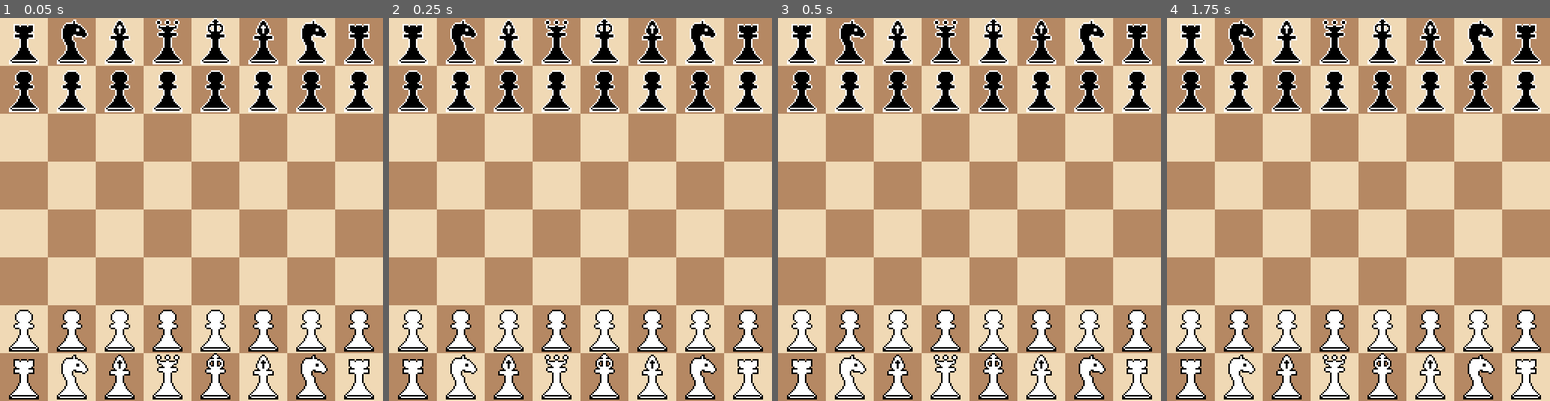
Above: before the commit, frames 1-4 (left to right).
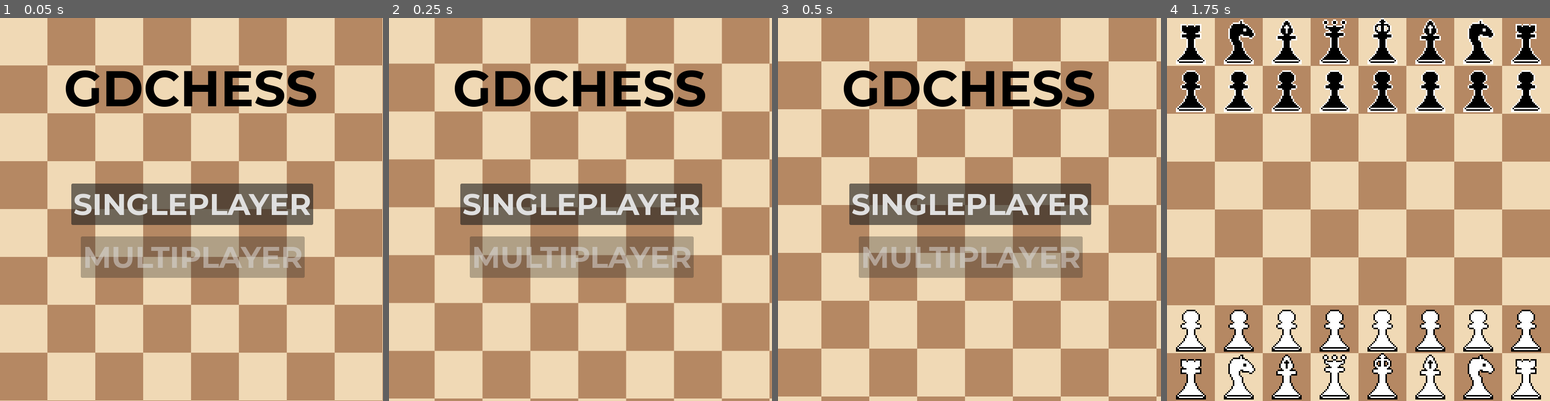
Above: after the commit, the same moments.

Repository: rafliko/GDChess
Game: Godot game, scene res://scenes/menu.tscn
The game is run twice, just before and just after one commit, with the same random seed, the same clock (stepped at 60 frames per second) and the same inputs. Before the commit the project starts from res://scenes/main.tscn.
Inputs (mouse positions are in pixels of both pictures, inside the frame that each line leads up to):
- Up to frame 1 (0.05 s): no input
- Up to frame 2 (0.25 s): no input
- Up to frame 3 (0.5 s): no input
- Up to frame 4 (1.75 s): click (1358, 205) at 0.5 s, where only the run after the commit has a clickable "SINGLEPLAYER"; tap Enter at 1.25 s; move the mouse to (1442, 190) at 1.27 s; click (1442, 190) at 1.42 s

The runs differ from the first frame. In frame 1, 32% of the frame differs, in the area x 0-100%, y 0-100%; in frame 2, 38%; in frame 3, 43%; in frame 4, nothing differs.

Commit message:
added main menu and did some refactoring

Diff:
--- a/project.godot
+++ b/project.godot
@@ -11,13 +11,13 @@
 [application]
 
 config/name="GDChess"
-run/main_scene="res://scenes/main.tscn"
+run/main_scene="res://scenes/menu.tscn"
 config/features=PackedStringArray("4.1", "Forward Plus")
 config/icon="res://textures/icon.png"
 
 [autoload]
 
-Global="*res://Global.gd"
+global="*res://scripts/global.gd"
 
 [display]
 
--- a/scenes/main.tscn
+++ b/scenes/main.tscn
@@ -1,13 +1,17 @@
 [gd_scene load_steps=3 format=3 uid="uid://rb1l072mybbh"]
 
-[ext_resource type="Script" path="res://scenes/main.gd" id="1_88c4d"]
 [ext_resource type="Texture2D" uid="uid://cvwletbcusn57" path="res://textures/chessboard.png" id="1_qjtm7"]
+[ext_resource type="Script" path="res://scripts/main.gd" id="1_y0qip"]
 
 [node name="Main" type="Node2D"]
-script = ExtResource("1_88c4d")
+script = ExtResource("1_y0qip")
 
 [node name="Chessboard" type="Sprite2D" parent="."]
 texture = ExtResource("1_qjtm7")
 centered = false
 
 [node name="Pieces" type="Node2D" parent="."]
+
+[node name="Camera2D" type="Camera2D" parent="."]
+position = Vector2(384, 384)
+ignore_rotation = false
--- /dev/null
+++ b/scenes/menu.tscn
@@ -0,0 +1,64 @@
+[gd_scene load_steps=4 format=3 uid="uid://bogo2o0wbl5de"]
+
+[ext_resource type="Script" path="res://scripts/menu.gd" id="1_hu3so"]
+[ext_resource type="Texture2D" uid="uid://cvwletbcusn57" path="res://textures/chessboard.png" id="1_ljk3r"]
+[ext_resource type="FontFile" uid="uid://cgxib6dld4vqr" path="res://fonts/Montserrat-Bold.ttf" id="2_xg3li"]
+
+[node name="menu" type="Control"]
+layout_mode = 3
+anchors_preset = 15
+anchor_right = 1.0
+anchor_bottom = 1.0
+grow_horizontal = 2
+grow_vertical = 2
+script = ExtResource("1_hu3so")
+
+[node name="Chessboard" type="Sprite2D" parent="."]
+texture = ExtResource("1_ljk3r")
+centered = false
+
+[node name="Chessboard2" type="Sprite2D" parent="Chessboard"]
+position = Vector2(768, 0)
+texture = ExtResource("1_ljk3r")
+centered = false
+
+[node name="Chessboard3" type="Sprite2D" parent="Chessboard"]
+position = Vector2(0, 768)
+texture = ExtResource("1_ljk3r")
+centered = false
+
+[node name="Chessboard4" type="Sprite2D" parent="Chessboard"]
+position = Vector2(768, 768)
+texture = ExtResource("1_ljk3r")
+centered = false
+
+[node name="Label" type="Label" parent="."]
+layout_mode = 0
+offset_left = 128.0
+offset_top = 80.0
+offset_right = 983.0
+offset_bottom = 356.0
+theme_override_colors/font_color = Color(0, 0, 0, 1)
+theme_override_fonts/font = ExtResource("2_xg3li")
+theme_override_font_sizes/font_size = 100
+text = "GDCHESS"
+
+[node name="single" type="Button" parent="."]
+layout_mode = 0
+offset_left = 143.0
+offset_top = 332.0
+offset_right = 625.0
+offset_bottom = 415.0
+theme_override_fonts/font = ExtResource("2_xg3li")
+theme_override_font_sizes/font_size = 60
+text = "SINGLEPLAYER"
+
+[node name="multi" type="Button" parent="."]
+offset_left = 162.0
+offset_top = 438.0
+offset_right = 609.0
+offset_bottom = 521.0
+theme_override_fonts/font = ExtResource("2_xg3li")
+theme_override_font_sizes/font_size = 60
+disabled = true
+text = "MULTIPLAYER"
--- a/scenes/piece.tscn
+++ b/scenes/piece.tscn
@@ -1,11 +1,11 @@
 [gd_scene load_steps=4 format=3 uid="uid://ynxnnpnol1iu"]
 
-[ext_resource type="Script" path="res://scenes/piece.gd" id="1_chb83"]
+[ext_resource type="Script" path="res://scripts/piece.gd" id="1_6vlvw"]
 [ext_resource type="Texture2D" uid="uid://gtho1u0rkr01" path="res://textures/black_old/p.png" id="2_4xmme"]
 [ext_resource type="AudioStream" uid="uid://bvo3br3p2dfjr" path="res://sounds/move-self.mp3" id="3_0ojom"]
 
 [node name="piece" type="Node2D"]
-script = ExtResource("1_chb83")
+script = ExtResource("1_6vlvw")
 
 [node name="Sprite2D" type="Sprite2D" parent="."]
 texture = ExtResource("2_4xmme")
--- a/Global.gd
+++ b/scripts/global.gd
@@ -14,6 +14,8 @@
 var unit = 96
 
 var turn = 'w'
+var playercolor = 'w'
+var aicolor = 'b'
 
 var Kcastling = true
 var Qcastling = true
--- a/scenes/main.gd
+++ b/scripts/main.gd
@@ -8,14 +8,14 @@
 
 	for x in range(8):
 		for y in range(8):
-			if Global.board[y][x] == '0': continue
+			if global.board[y][x] == '0': continue
 			instance = piece.instantiate()
 			instance.pos = {'x':x,'y':y}
-			instance.set("value",Global.board[y][x])
-			if Global.isUpperCase(Global.board[y][x][0]): #uppercase - white
-				instance.get_node("Sprite2D").texture = load("res://textures/white/"+Global.board[y][x]+".png")
+			instance.set("value",global.board[y][x])
+			if global.isUpperCase(global.board[y][x][0]): #uppercase - white
+				instance.get_node("Sprite2D").texture = load("res://textures/white/"+global.board[y][x]+".png")
 			else: #lowercase - black
-				instance.get_node("Sprite2D").texture = load("res://textures/black/"+Global.board[y][x]+".png")
+				instance.get_node("Sprite2D").texture = load("res://textures/black/"+global.board[y][x]+".png")
 			$Pieces.add_child(instance)
 
 
--- /dev/null
+++ b/scripts/menu.gd
@@ -0,0 +1,17 @@
+extends Control
+
+
+# Called when the node enters the scene tree for the first time.
+func _ready():
+	$single.button_down.connect(_singleplayer_clicked)
+	pass # Replace with function body.
+
+
+# Called every frame. 'delta' is the elapsed time since the previous frame.
+func _process(delta):
+	$Chessboard.position += Vector2.LEFT * 0.3
+	$Chessboard.position += Vector2.UP * 0.3
+	if $Chessboard.position.x <= -(global.unit*8): $Chessboard.position = Vector2(0,0)
+
+func _singleplayer_clicked():
+	get_tree().change_scene_to_file("res://scenes/main.tscn")
--- a/scenes/piece.gd
+++ b/scripts/piece.gd
@@ -7,12 +7,12 @@
 # Called when the node enters the scene tree for the first time.
 func _ready():
 	$HTTPRequest.request_completed.connect(_on_request_completed)
-	position = Vector2(pos.x*Global.unit, pos.y*Global.unit)
+	position = Vector2(pos.x*global.unit, pos.y*global.unit)
 
 # Called every frame. 'delta' is the elapsed time since the previous frame.
 func _process(delta):
 	if moving:
-		position = get_viewport().get_mouse_position()-Vector2(Global.unit/2,Global.unit/2)
+		position = get_viewport().get_mouse_position()-Vector2(global.unit/2,global.unit/2)
 
 func _on_request_completed(result, response_code, headers, body):
 	#stockfish move
@@ -21,45 +21,45 @@
 	print(json["data"].substr(9,4))
 	var prevpos = {'x':0, 'y':0}
 	var newpos = {'x':0, 'y':0}
-	Global.moveToBoard(json["data"].substr(9,4),prevpos,newpos)
+	global.moveToBoard(json["data"].substr(9,4),prevpos,newpos)
 	for c in get_node("..").get_children():
 		if c.pos.x == prevpos.x and c.pos.y == prevpos.y:
 			c.pos = newpos
 			if c.value == 'p' and c.pos.y == 7: #promote
 				c.value = 'q'
-				Global.board[c.pos.y][c.pos.x] = c.value
+				global.board[c.pos.y][c.pos.x] = c.value
 				c.get_node("Sprite2D").texture = load("res://textures/black/"+c.value+".png")
 			if c.value == 'k' and newpos.x - prevpos.x == 2: #castling kingside
-				Global.kcastling = false
-				Global.qcastling = false
-				Global.board[0][7] = '0'
-				Global.board[0][newpos.x-1] = 'r'
+				global.kcastling = false
+				global.qcastling = false
+				global.board[0][7] = '0'
+				global.board[0][newpos.x-1] = 'r'
 				for c2 in get_node("..").get_children():
 					if c2.pos.x == 7 and c2.pos.y == 0:
 						c2.pos.x = newpos.x-1
-						c2.position = Vector2(c2.pos.x*Global.unit, c2.pos.y*Global.unit)
+						c2.position = Vector2(c2.pos.x*global.unit, c2.pos.y*global.unit)
 			if c.value == 'k' and newpos.x - prevpos.x == -2: #castling queenside
-				Global.kcastling = false
-				Global.qcastling = false
-				Global.board[0][0] = '0'
-				Global.board[0][newpos.x+1] = 'r'
+				global.kcastling = false
+				global.qcastling = false
+				global.board[0][0] = '0'
+				global.board[0][newpos.x+1] = 'r'
 				for c2 in get_node("..").get_children():
 					if c2.pos.x == 0 and c2.pos.y == 0:
 						c2.pos.x = newpos.x+1
-						c2.position = Vector2(c2.pos.x*Global.unit, c2.pos.y*Global.unit)
-			if c.value == 'r' and prevpos.x == 0: Global.qcastling = false
-			elif c.value == 'r' and prevpos.x == 7: Global.kcastling = false
-
-			c.position = Vector2(c.pos.x*Global.unit, c.pos.y*Global.unit)
+						c2.position = Vector2(c2.pos.x*global.unit, c2.pos.y*global.unit)
+			if c.value == 'r' and prevpos.x == 0: global.qcastling = false
+			elif c.value == 'r' and prevpos.x == 7: global.kcastling = false
+
+			c.position = Vector2(c.pos.x*global.unit, c.pos.y*global.unit)
 		elif c.pos.x == newpos.x and c.pos.y == newpos.y:
 			c.queue_free()
-	Global.turn = 'w'
-	print(Global.boardToFen())
+	global.turn = global.playercolor
+	print(global.boardToFen())
 	$AudioStreamPlayer2D.play()
 
 func _input(event):
 	if event is InputEventMouseButton and event.is_pressed() and event.button_index == MOUSE_BUTTON_LEFT:
-		if $Sprite2D.get_rect().has_point(to_local(event.position)) and Global.isUpperCase(value):
+		if $Sprite2D.get_rect().has_point(to_local(event.position)) and global.isUpperCase(value):
 			$Sprite2D.z_index = 1
 			moving = true
 			print("clicked: "+value)
@@ -67,7 +67,7 @@
 	if event is InputEventMouseButton and event.is_released():
 		if not moving: return
 		var prevpos = pos
-		pos = {'x':round(position.x/Global.unit),'y':round(position.y/Global.unit)}
+		pos = {'x':round(position.x/global.unit),'y':round(position.y/global.unit)}
 		if pos.x<0 or pos.x>7 or pos.y<0 or pos.y>7: pos = prevpos
 		if not checkLegal(prevpos, pos): pos = prevpos
 		else:
@@ -77,24 +77,24 @@
 			if value=='P' and pos.y == 0: #promote
 				value = 'Q'
 				get_node("Sprite2D").texture = load("res://textures/white/"+value+".png")
-			Global.turn = 'b'
-			Global.board[prevpos.y][prevpos.x] = '0'
-			Global.board[pos.y][pos.x] = value
-			print(Global.boardToFen())
-			$HTTPRequest.request('https://stockfish.online/api/stockfish.php?fen='+Global.boardToFen()+'&depth=1&mode=bestmove')
+			global.turn = global.aicolor
+			global.board[prevpos.y][prevpos.x] = '0'
+			global.board[pos.y][pos.x] = value
+			print(global.boardToFen())
+			$HTTPRequest.request('https://stockfish.online/api/stockfish.php?fen='+global.boardToFen()+'&depth=1&mode=bestmove')
 			$AudioStreamPlayer2D.play()
-		position = Vector2(pos.x*Global.unit,pos.y*Global.unit)
+		position = Vector2(pos.x*global.unit,pos.y*global.unit)
 		$Sprite2D.z_index = 0
 		moving = false
 
 func checkLegal(prevpos, newpos):
-	if Global.isUpperCase(Global.board[newpos.y][newpos.x]) or Global.turn == 'b':
+	if global.isUpperCase(global.board[newpos.y][newpos.x]) or global.turn == global.aicolor:
 		return false
 
 	#check for check
 	#############################################################################
 
-	var tmpboard = Global.board.duplicate(true)
+	var tmpboard = global.board.duplicate(true)
 	tmpboard[prevpos.y][prevpos.x] = '0'
 	tmpboard[newpos.y][newpos.x] = value
 
@@ -212,9 +212,9 @@
 		if (newpos.y >= prevpos.y or
 		(prevpos.y!=6 and prevpos.y-newpos.y > 1) or
 		(prevpos.y==6 and prevpos.y-newpos.y > 2) or
-		(prevpos.x != newpos.x and Global.board[newpos.y][newpos.x] == '0') or
-		(Global.board[newpos.y][newpos.x] != '0' and abs(prevpos.x-newpos.x)>1) or
-		(prevpos.x == newpos.x and Global.board[newpos.y][newpos.x] != '0')):
+		(prevpos.x != newpos.x and global.board[newpos.y][newpos.x] == '0') or
+		(global.board[newpos.y][newpos.x] != '0' and abs(prevpos.x-newpos.x)>1) or
+		(prevpos.x == newpos.x and global.board[newpos.y][newpos.x] != '0')):
 			return false
 	elif value=='R':
 		if newpos.x!=prevpos.x and newpos.y!=prevpos.y:
@@ -222,82 +222,82 @@
 		if newpos.x<prevpos.x:
 			var y = newpos.y
 			for x in range(newpos.x+1,prevpos.x):
-				if(Global.board[y][x]!='0'): return false
+				if(global.board[y][x]!='0'): return false
 		elif newpos.x>prevpos.x:
 			var y = newpos.y
 			for x in range(prevpos.x+1,newpos.x):
-				if(Global.board[y][x]!='0'): return false
+				if(global.board[y][x]!='0'): return false
 		elif newpos.y<prevpos.y:
 			var x = newpos.x
 			for y in range(newpos.y+1,prevpos.y):
-				if(Global.board[y][x]!='0'): return false
+				if(global.board[y][x]!='0'): return false
 		elif newpos.y>prevpos.y:
 			var x = newpos.x
 			for y in range(prevpos.y+1,newpos.y):
-				if(Global.board[y][x]!='0'): return false
+				if(global.board[y][x]!='0'): return false
 
 		#castling
 		if prevpos.x == 7 and prevpos.y==7:
-			Global.Kcastling = false
+			global.Kcastling = false
 		elif prevpos.x == 0 and prevpos.y==7:
-			Global.Qcastling = false
+			global.Qcastling = false
 	elif value=='B':
 		if abs(newpos.x-prevpos.x)!=abs(newpos.y-prevpos.y):
 			return false
 		if newpos.x<prevpos.x && newpos.y<prevpos.y:
 			for x in range(newpos.x+1,prevpos.x):
 				for y in range(newpos.y+1,prevpos.y):
-					if(abs(newpos.x-x)==abs(newpos.y-y) && Global.board[y][x]!='0'): return false
+					if(abs(newpos.x-x)==abs(newpos.y-y) && global.board[y][x]!='0'): return false
 		elif newpos.x>prevpos.x && newpos.y<prevpos.y:
 			for x in range(prevpos.x+1,newpos.x):
 				for y in range(newpos.y+1,prevpos.y):
-					if(abs(newpos.x-x)==abs(newpos.y-y) && Global.board[y][x]!='0'): return false
+					if(abs(newpos.x-x)==abs(newpos.y-y) && global.board[y][x]!='0'): return false
 		elif newpos.x<prevpos.x && newpos.y>prevpos.y:
 			for x in range(newpos.x+1,prevpos.x):
 				for y in range(prevpos.y+1,newpos.y):
-					if(abs(newpos.x-x)==abs(newpos.y-y) && Global.board[y][x]!='0'): return false
+					if(abs(newpos.x-x)==abs(newpos.y-y) && global.board[y][x]!='0'): return false
 		elif newpos.x>prevpos.x && newpos.y>prevpos.y:
 			for x in range(prevpos.x+1,newpos.x):
 				for y in range(prevpos.y+1,newpos.y):
-					if(abs(newpos.x-x)==abs(newpos.y-y) && Global.board[y][x]!='0'): return false
+					if(abs(newpos.x-x)==abs(newpos.y-y) && global.board[y][x]!='0'): return false
 	elif value=='N':
 		if (not (abs(newpos.x - prevpos.x) == 2 and abs(newpos.y - prevpos.y) == 1) and
 			not (abs(newpos.x - prevpos.x) == 1 and abs(newpos.y - prevpos.y) == 2)):
 			return false
 	elif value=='K':
 		#castling
-		if (Global.Kcastling and newpos.x - prevpos.x == 2 and
+		if (global.Kcastling and newpos.x - prevpos.x == 2 and
 			prevpos.y == newpos.y and
-			Global.board[newpos.y][newpos.x-1]=='0' and
-			Global.board[newpos.y][newpos.x]=='0'):
-			Global.Kcastling = false
-			Global.Qcastling = false
-			Global.board[7][7] = '0'
-			Global.board[7][newpos.x-1] = 'R'
+			global.board[newpos.y][newpos.x-1]=='0' and
+			global.board[newpos.y][newpos.x]=='0'):
+			global.Kcastling = false
+			global.Qcastling = false
+			global.board[7][7] = '0'
+			global.board[7][newpos.x-1] = 'R'
 			for c in get_node("..").get_children():
 				if c.pos.x == 7 and c.pos.y == 7:
 					c.pos.x = newpos.x-1
-					c.position = Vector2(c.pos.x*Global.unit, c.pos.y*Global.unit)
+					c.position = Vector2(c.pos.x*global.unit, c.pos.y*global.unit)
 			return true
-		if (Global.Qcastling and newpos.x - prevpos.x == -2 and
+		if (global.Qcastling and newpos.x - prevpos.x == -2 and
 			prevpos.y == newpos.y and
-			Global.board[newpos.y][newpos.x+1]=='0' and
-			Global.board[newpos.y][newpos.x]=='0'):
-			Global.Kcastling = false
-			Global.Qcastling = false
-			Global.board[7][0] = '0'
-			Global.board[7][newpos.x+1] = 'R'
+			global.board[newpos.y][newpos.x+1]=='0' and
+			global.board[newpos.y][newpos.x]=='0'):
+			global.Kcastling = false
+			global.Qcastling = false
+			global.board[7][0] = '0'
+			global.board[7][newpos.x+1] = 'R'
 			for c in get_node("..").get_children():
 				if c.pos.x == 0 and c.pos.y == 7:
 					c.pos.x = newpos.x+1
-					c.position = Vector2(c.pos.x*Global.unit, c.pos.y*Global.unit)
+					c.position = Vector2(c.pos.x*global.unit, c.pos.y*global.unit)
 			return true
 
 		if abs(newpos.x - prevpos.x) > 1 or abs(newpos.y - prevpos.y) > 1:
 			return false
 		else:
-			Global.Kcastling = false
-			Global.Qcastling = false
+			global.Kcastling = false
+			global.Qcastling = false
 	elif value=='Q':
 		if (newpos.x!=prevpos.x and newpos.y!=prevpos.y) and abs(newpos.x-prevpos.x)!=abs(newpos.y-prevpos.y):
 			return false
@@ -306,36 +306,36 @@
 			if newpos.x<prevpos.x:
 				var y = newpos.y
 				for x in range(newpos.x+1,prevpos.x):
-					if(Global.board[y][x]!='0'): return false
+					if(global.board[y][x]!='0'): return false
 			elif newpos.x>prevpos.x:
 				var y = newpos.y
 				for x in range(prevpos.x+1,newpos.x):
-					if(Global.board[y][x]!='0'): return false
+					if(global.board[y][x]!='0'): return false
 			elif newpos.y<prevpos.y:
 				var x = newpos.x
 				for y in range(newpos.y+1,prevpos.y):
-					if(Global.board[y][x]!='0'): return false
+					if(global.board[y][x]!='0'): return false
 			elif newpos.y>prevpos.y:
 				var x = newpos.x
 				for y in range(prevpos.y+1,newpos.y):
-					if(Global.board[y][x]!='0'): return false
+					if(global.board[y][x]!='0'): return false
 		else:
 			if newpos.x<prevpos.x && newpos.y<prevpos.y:
 				for x in range(newpos.x+1,prevpos.x):
 					for y in range(newpos.y+1,prevpos.y):
-						if(abs(newpos.x-x)==abs(newpos.y-y) && Global.board[y][x]!='0'): return false
+						if(abs(newpos.x-x)==abs(newpos.y-y) && global.board[y][x]!='0'): return false
 			elif newpos.x>prevpos.x && newpos.y<prevpos.y:
 				for x in range(prevpos.x+1,newpos.x):
 					for y in range(newpos.y+1,prevpos.y):
-						if(abs(newpos.x-x)==abs(newpos.y-y) && Global.board[y][x]!='0'): return false
+						if(abs(newpos.x-x)==abs(newpos.y-y) && global.board[y][x]!='0'): return false
 			elif newpos.x<prevpos.x && newpos.y>prevpos.y:
 				for x in range(newpos.x+1,prevpos.x):
 					for y in range(prevpos.y+1,newpos.y):
-						if(abs(newpos.x-x)==abs(newpos.y-y) && Global.board[y][x]!='0'): return false
+						if(abs(newpos.x-x)==abs(newpos.y-y) && global.board[y][x]!='0'): return false
 			elif newpos.x>prevpos.x && newpos.y>prevpos.y:
 				for x in range(prevpos.x+1,newpos.x):
 					for y in range(prevpos.y+1,newpos.y):
-						if(abs(newpos.x-x)==abs(newpos.y-y) && Global.board[y][x]!='0'): return false
+						if(abs(newpos.x-x)==abs(newpos.y-y) && global.board[y][x]!='0'): return false
 
 	#############################################################################
 
Binary file added: fonts/Montserrat-Bold.ttf
Not shown, added: fonts/Montserrat-Bold.ttf.import
